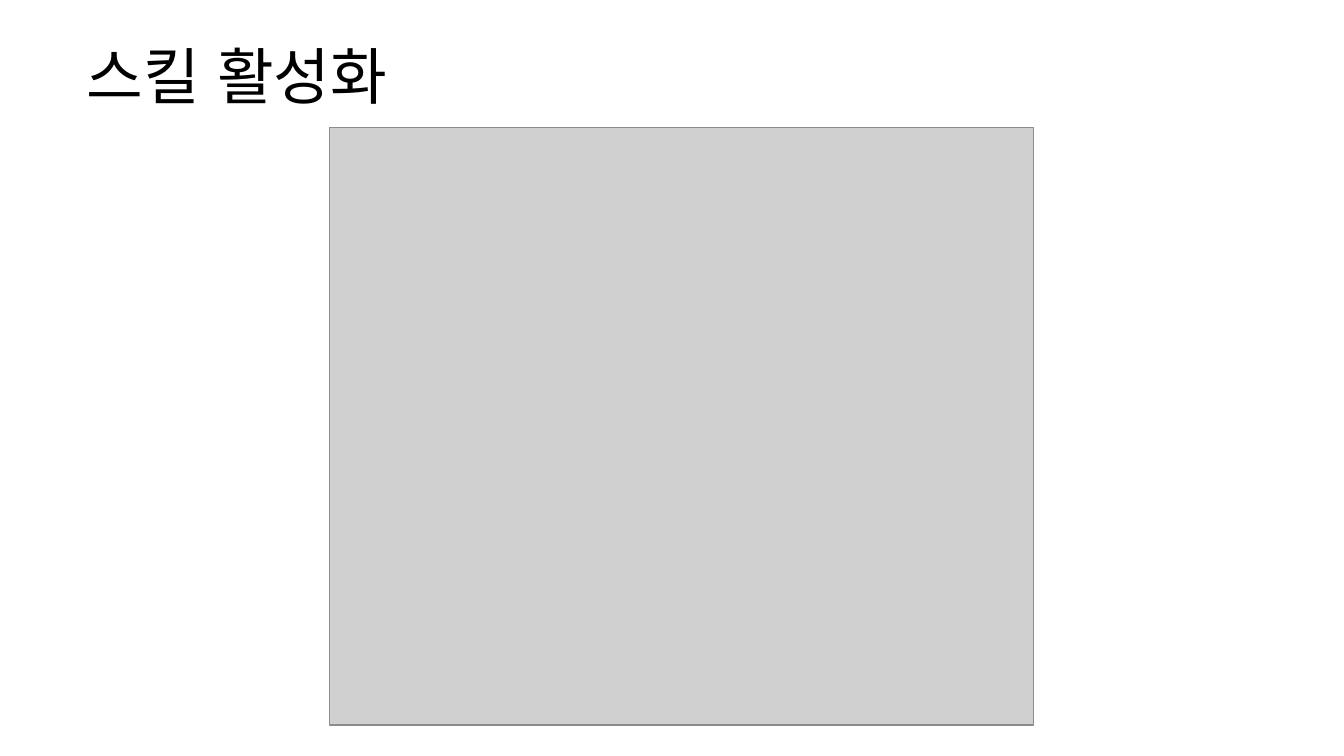
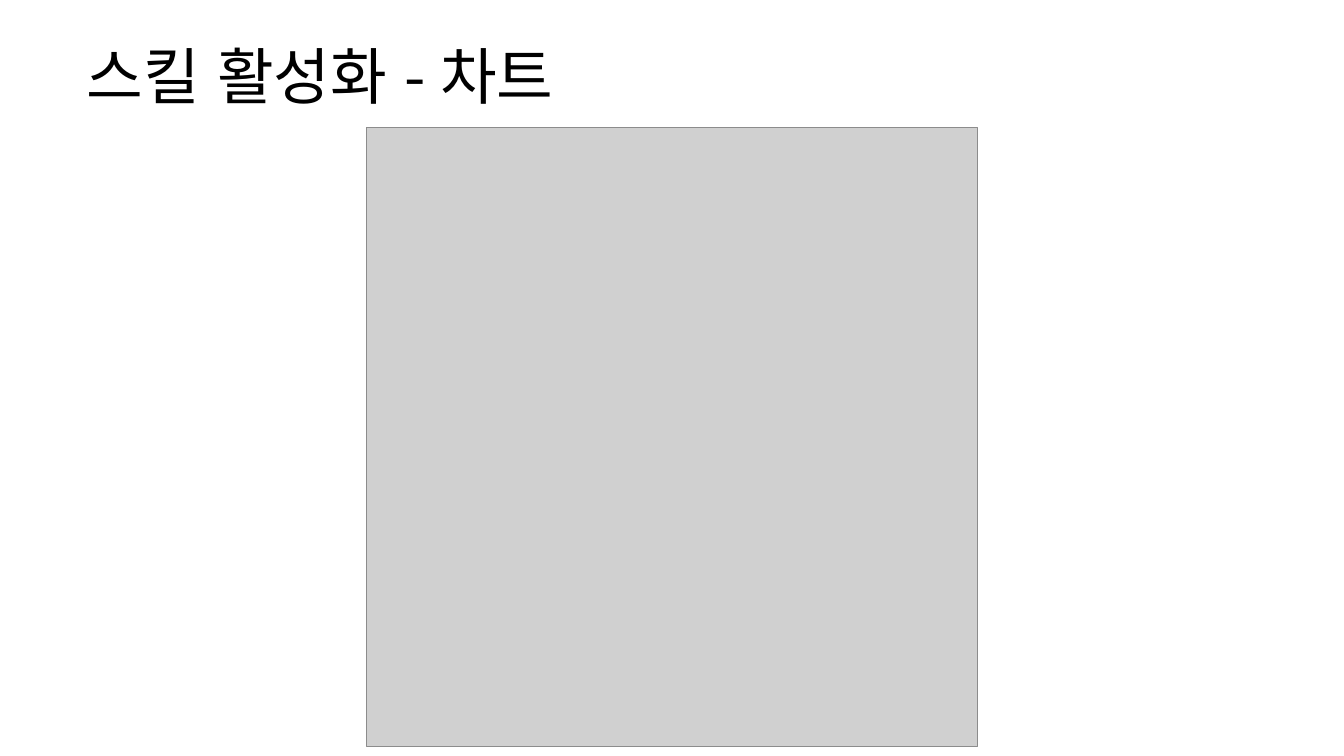
Before and after one commit to yjk0401/unityenginebasic_9th, a slide deck: slide 8 of 기획/방랑엽사전/스킬 시스템 기획서.pptx. Drawn at 1344x756 pixels with LibreOffice and Linux fonts; fonts in the diff are those of the drawing; grey boxes stand for pictures. Boxes give left, top, right and bottom in pixels: in the first picture for what was removed or moved away, otherwise in the second. Text is boxed around its words. In the diff, an @@ line names an element or a change of style, - is before the commit and + after.

```diff
--- a/기획/방랑엽사전/스킬 시스템 기획서.pptx
+++ b/기획/방랑엽사전/스킬 시스템 기획서.pptx
@@ text at (x1=87, y1=47, x2=553, y2=104): text changed @@
-스킬 활성화
+스킬 활성화 - 차트
@@ picture resized from (x1=330, y1=127, x2=1033, y2=725) to (x1=367, y1=127, x2=978, y2=746) @@
```
Also in this commit, not shown: 9 other slides changed, 1 slide removed, 3 other files.
